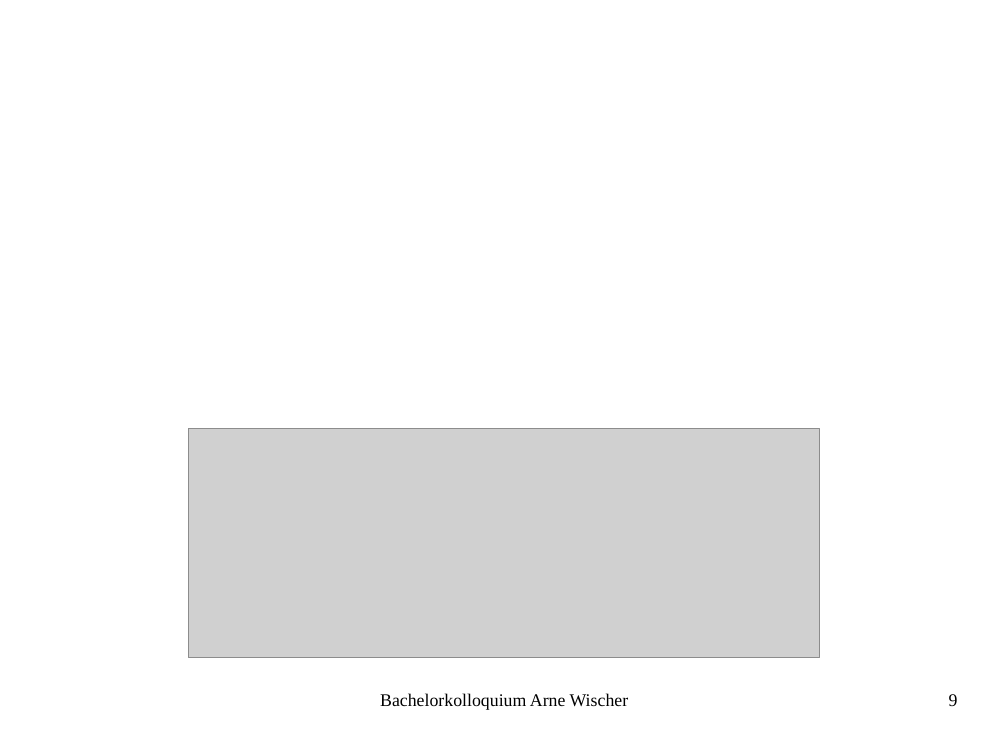
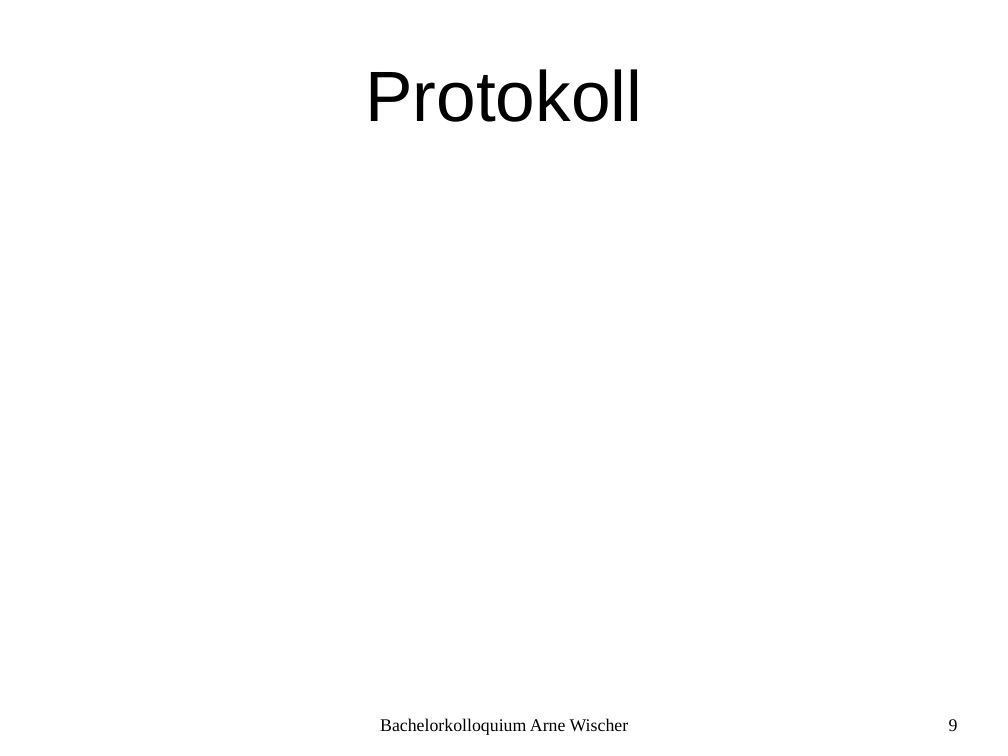
Before and after one commit to fettlaus/Kolloq, a slide deck: slide 9 of Kolloq.odp. Drawn at 1008x756 pixels with LibreOffice and Linux fonts; fonts in the diff are those of the drawing; grey boxes stand for pictures; background and template pictures are left out. Boxes give left, top, right and bottom in pixels: in the first picture for what was removed or moved away, otherwise in the second. Text is boxed around its words. In the diff, an @@ line names an element or a change of style, - is before the commit and + after.

```diff
--- a/Kolloq.odp
+++ b/Kolloq.odp
@@ title added at box(365, 69, 642, 122), 56.1 pt, text #000000 @@
+Protokoll
@@ picture removed at box(188, 428, 820, 658) @@
@@ text "Bachelorkolloquium Arne Wischer": place and size @@
-text "Bachelorkolloquium Arne Wischer" at box(380, 693, 629, 710)
+text "Bachelorkolloquium Arne Wischer" at box(380, 718, 629, 735)
@@ page number: place and size @@
-page number at box(949, 694, 958, 706)
+page number at box(949, 719, 958, 731)
```
Also in this commit, not shown: 11 other slides changed, 2 slides added, 2 slides removed.
